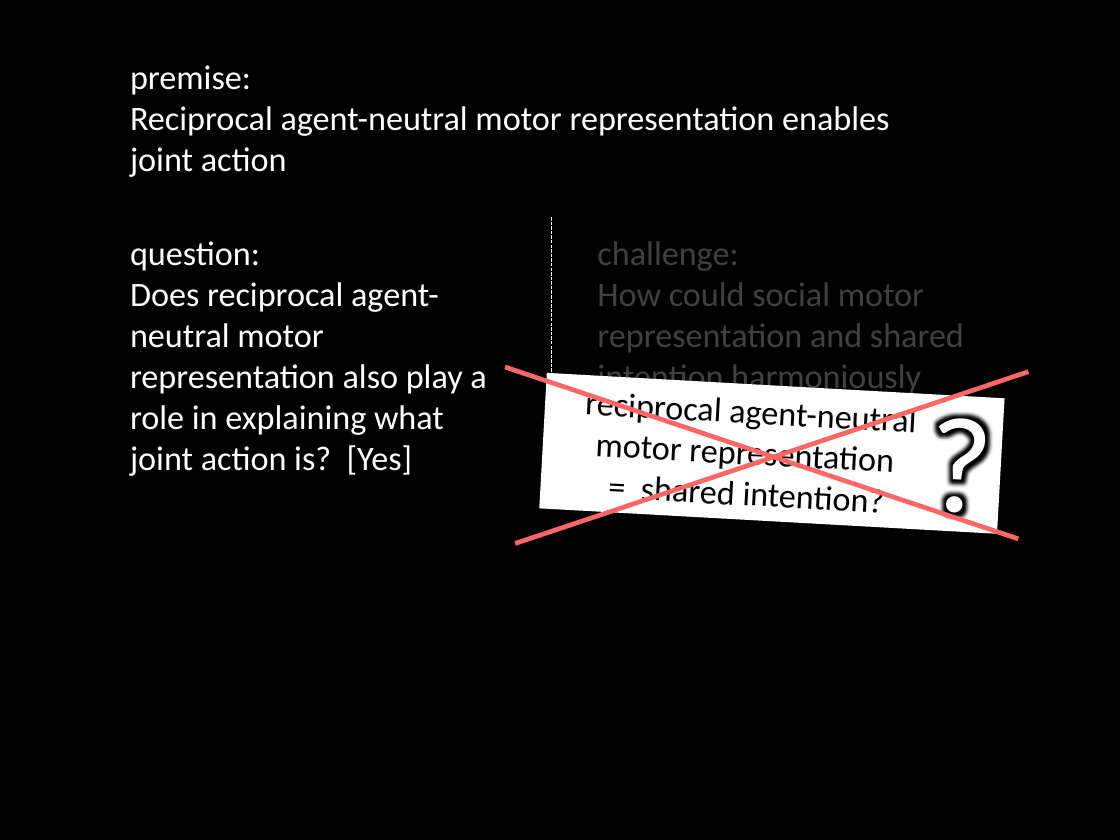
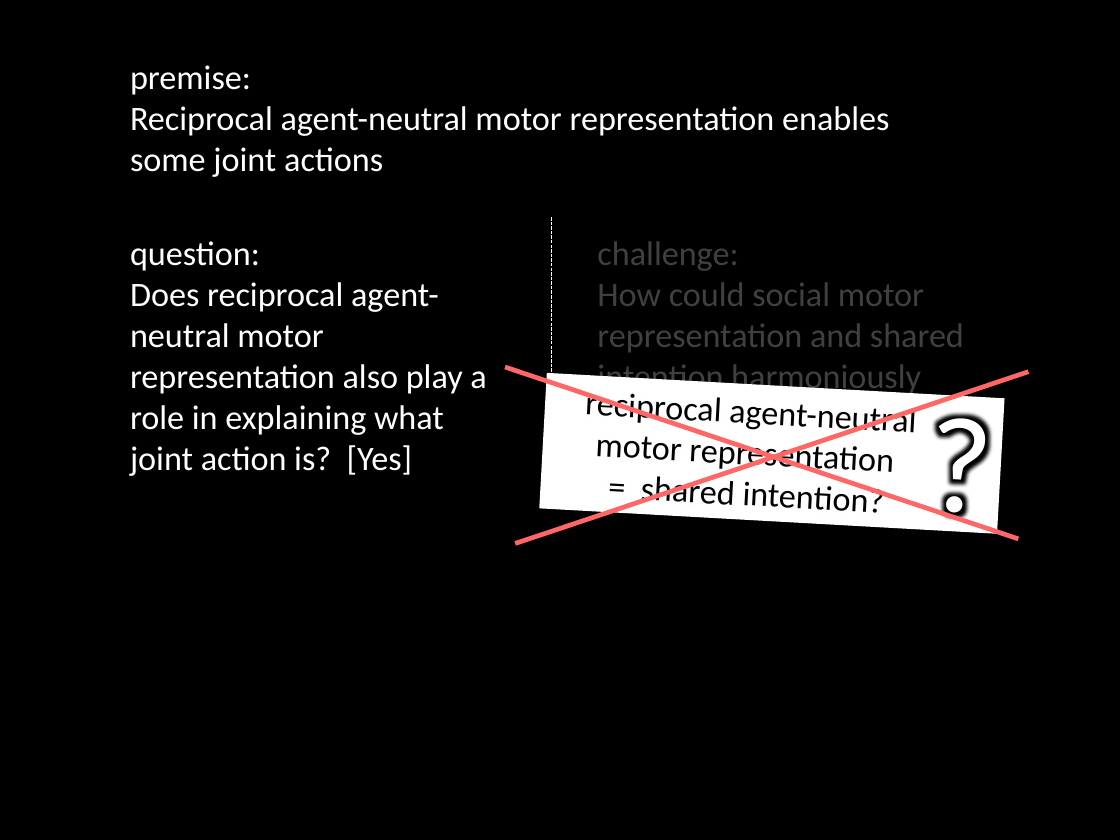
Before and after one commit to butterfill/writing, a slide deck: slide 64 of conf joint action --- sharing goals vs sharing intentions cambridge 2012 talk/intention and motor representation in joint action vCAMBRIDGE.pptx (slide 61 before the commit). Drawn at 1120x840 pixels with LibreOffice and Linux fonts; fonts in the diff are those of the drawing. Boxes give left, top, right and bottom in pixels: in the first picture for what was removed or moved away, otherwise in the second. Text is boxed around its words. In the diff, an @@ line names an element or a change of style, - is before the commit and + after.

```diff
--- a/conf joint action --- sharing goals vs sharing intentions cambridge 2012 talk/intention and motor representation in joint action vCAMBRIDGE.pptx
+++ b/conf joint action --- sharing goals vs sharing intentions cambridge 2012 talk/intention and motor representation in joint action vCAMBRIDGE.pptx
@@ text at <box>130,106,889,177</box>: text changed @@
-Reciprocal agent-neutral motor representation enables joint action
+Reciprocal agent-neutral motor representation enables some joint actions
```
Also in this commit, not shown: 15 other slides changed, 4 slides added, 3 other files.
